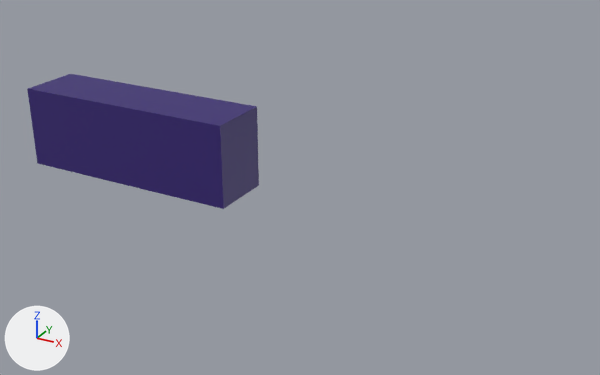
Before and after pictures for a commit that changed the FBX model Assets/Game/3d/Meja DJ.fbx.
Before and after are seen from a camera (50 mm lens) standing at (35.3, -19.46, 9.17) and looking at (24.49, 0.2, -0.66). The axes (+X, +Y, +Z) are drawn at lower left. The lights are the same throughout. The picture after the commit comes second. Where no turn or scale is listed for an object, it has been applied to the vertices.
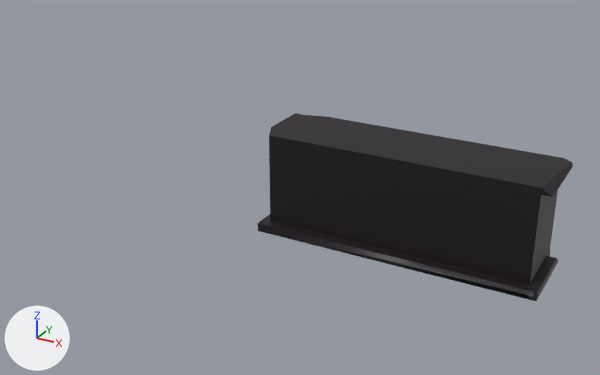
Location of each change, [x1, y1, x2, y2] in pixels of the pictures (600 x 375 px):
'Cube', surface changed, reshaped, moved (36% wider, 39% taller): before [27, 74, 259, 209]; after [258, 113, 573, 301]

The change, as a diff of the scene's bpy script:
```diff
--- a/Assets/Game/3d/Meja DJ.fbx.py
+++ b/Assets/Game/3d/Meja DJ.fbx.py
@@ img_colorpallete_mc_png @@
+img_colorpallete_mc_png = load_image('colorpallete mc.png', 'colorpallete mc.png', 911, 75, 'sRGB')
@@ mat_material_008 @@
 mat_material_008 = principled_material('Material.008')
-mat_material_008.texture = img_backgroundgamejam__png
+mat_material_008.texture = img_colorpallete_mc_png
@@ me_cube_007 @@
 # used by ob_cube; location = (18.83, 0.0, 0.0)
-me_cube_007.from_pydata(...)  # 36 vertices, 34 faces; spans x -3.73..3.73, y -1.0..1.0, z -1.3..1.3
+me_cube_007.from_pydata(...)  # 78 vertices, 72 faces; spans x -4.02..4.0, y -1.33..1.18, z -1.54..1.3
+# me_cube_007 part 1
+# 16 vertices are removed from x -3.73..3.73, y -1.0..1.0, z -1.3..1.3
+# 33 faces are deleted
+# 43 vertices are added at x -4.02..4.0, y -1.33..1.18, z -1.54..1.3
+# 5 new vertices lie (0.0, 0.08, 0.0) away from vertices in x -3.73..-3.01, y 0.83..1.0, z -1.3..1.12
+# 5 new vertices lie (0.0, 0.07, 0.0) away from vertices in x 3.01..3.73, y 1.0, z -1.3..1.12
+# 5 new vertices lie (0.0, -0.33, 0.0) away from vertices in x -3.73..4.0, y -1.0, z -1.54..-1.3
+# 71 new faces join them
 me_cube_007.materials.append(mat_material_008)
@@ ob_cube @@
 ob_cube = bpy.data.objects.new('Cube', me_cube_007)
-ob_cube.location = (18.83, 0.0, 0.0)
+ob_cube.location = (27.91, 0.0, 0.0)
```
